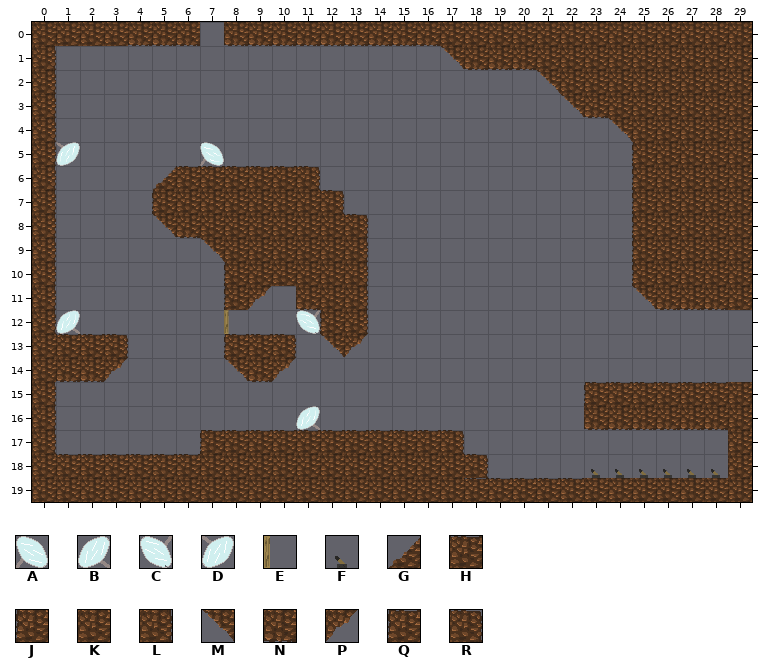
A Tiled map gets an edit: android/assets/level5.tmx. The picture above was drawn from the file before the commit.
Cells are 32x32 px. Shown: x 0..29, y 0..19.
Key: from "objects": A 32, B 33, C 34, D 35, E 42, F 43; from "tileset": G 0, H 1, J 4, K 5, L 6, M 8, N 9, P 10, Q 12, R 13.
_ is an empty cell.
Layer "Kachelebene 1" before, first column x 0:
 0 KKKKNNN_NNNNNNNNNKKKKKKKKKKKKK
 1 L________________MNNNKKKKKKKKK
 2 L____________________MKKKKKKKK
 3 L_____________________MNKKKKKK
 4 L_______________________MKKKKK
 5 LD_____A_________________JKKKK
 6 L____GHHHHHR_____________JKKKK
 7 L____JKKKKKKR____________JKKKK
 8 L____MNKKKKKKR___________JKKKK
 9 L______MKKKKKL___________JKKKK
10 L_______JKKKKL___________JKKKK
11 L_______JP_NKL___________MNNNK
12 LB______E__CJL________________
13 KHHR____QHR_MP________________
14 KNNP____MNP___________________
15 L______________________QHHHHHK
16 L__________B___________NNNNNNK
17 L______QHHHHHHHHHR___________K
18 KHHHHHHKKKKKKKKKKKR____FFFFFFK
19 KKKKKKKKKKKKKKKKKKHHHHHKKKKKKK
New version:
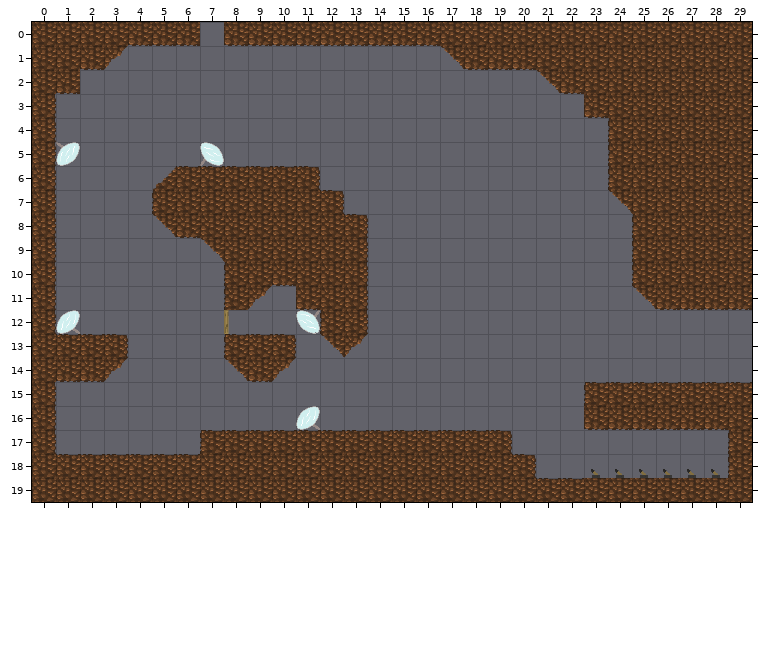
The edit:
Layer "Kachelebene 1":
y 1: x 0..3 L___ -> KKNP
y 2: x 0..1 L_ -> KN; x 22 K -> N
y 3: x 22 M -> _
y 4: x 24 M -> J
y 5..6: x 24..25 _J -> JK
y 7: x 24..25 _J -> MK
y 10: x 10 K -> N
y 11: x 29 K -> N
y 15: x 29 K -> H
y 17: x 17..19 R__ -> HHR; x 29 K -> J
y 18: x 18..20 R__ -> KKR; x 29 K -> J
y 19: x 18..20 HHH -> KKK
